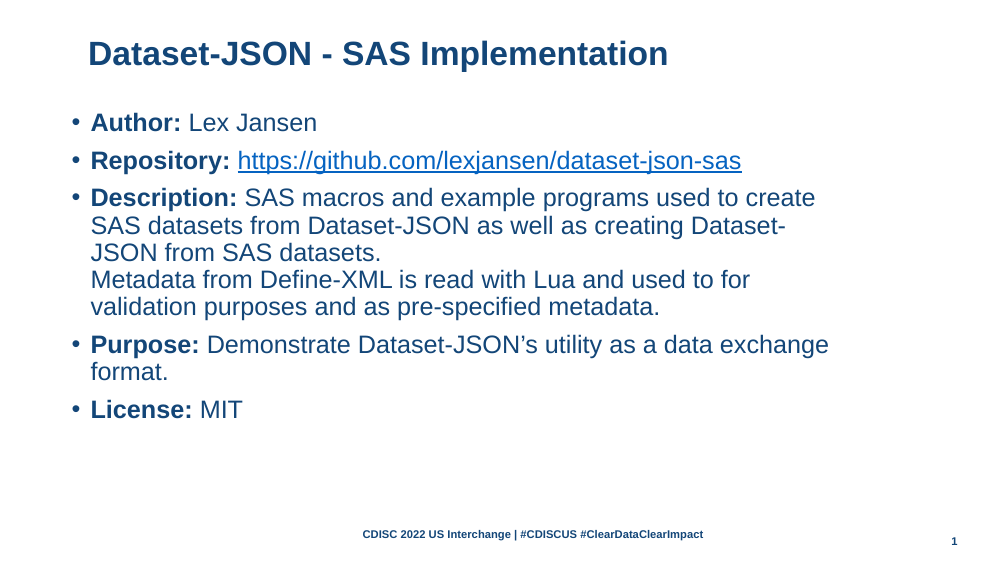
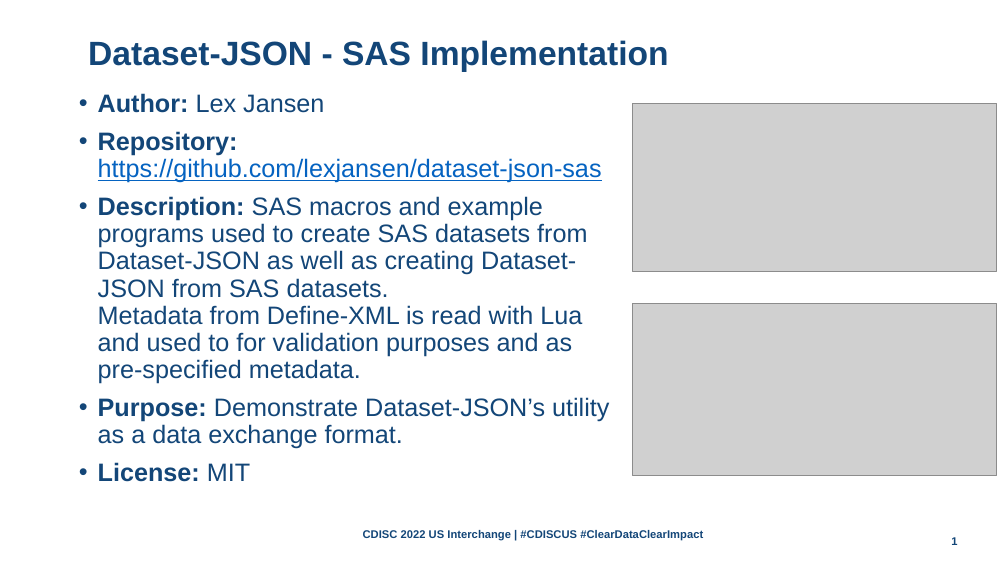
Before and after one commit to lexjansen/dataset-json-sas, a slide deck: slide 1 of doc/Dataset-JSON-Hackathon-SAS-implementation-LexJansen.pptx. Drawn at 1008x567 pixels with LibreOffice and Linux fonts; fonts in the diff are those of the drawing; grey boxes stand for pictures; background and template pictures are left out. Boxes give left, top, right and bottom in pixels: in the first picture for what was removed or moved away, otherwise in the second. Text is boxed around its words. In the diff, an @@ line names an element or a change of style, - is before the commit and + after.

Commit message:
Add 1-page documumentation

```diff
--- a/doc/Dataset-JSON-Hackathon-SAS-implementation-LexJansen.pptx
+++ b/doc/Dataset-JSON-Hackathon-SAS-implementation-LexJansen.pptx
@@ text "Author: Lex Jansen" rewrapped from <box>91,112,829,419</box> to <box>98,93,609,482</box> @@
@@ picture added at <box>632,103,997,271</box> @@
@@ picture added at <box>632,303,997,476</box> @@
```
